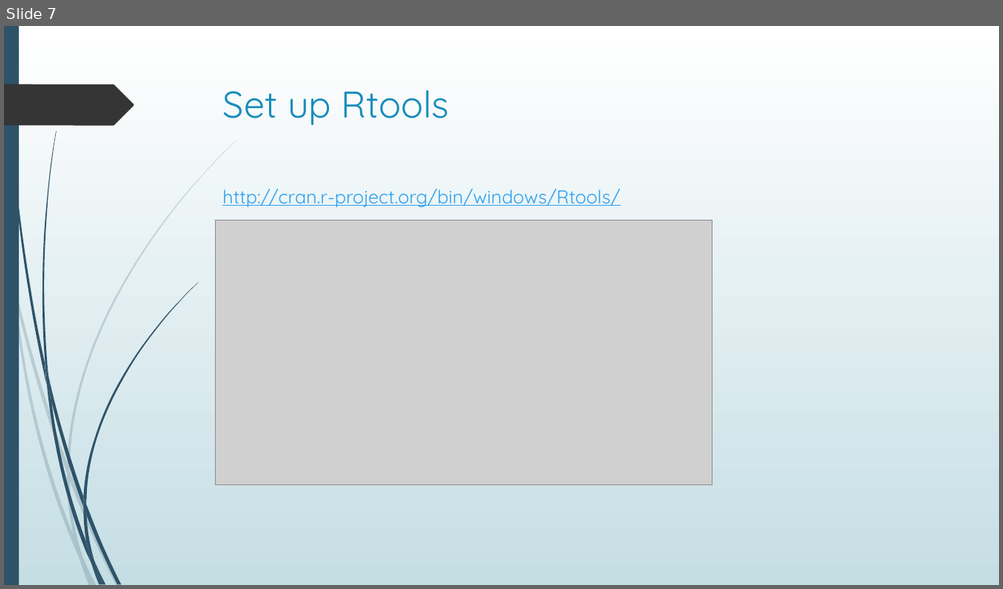
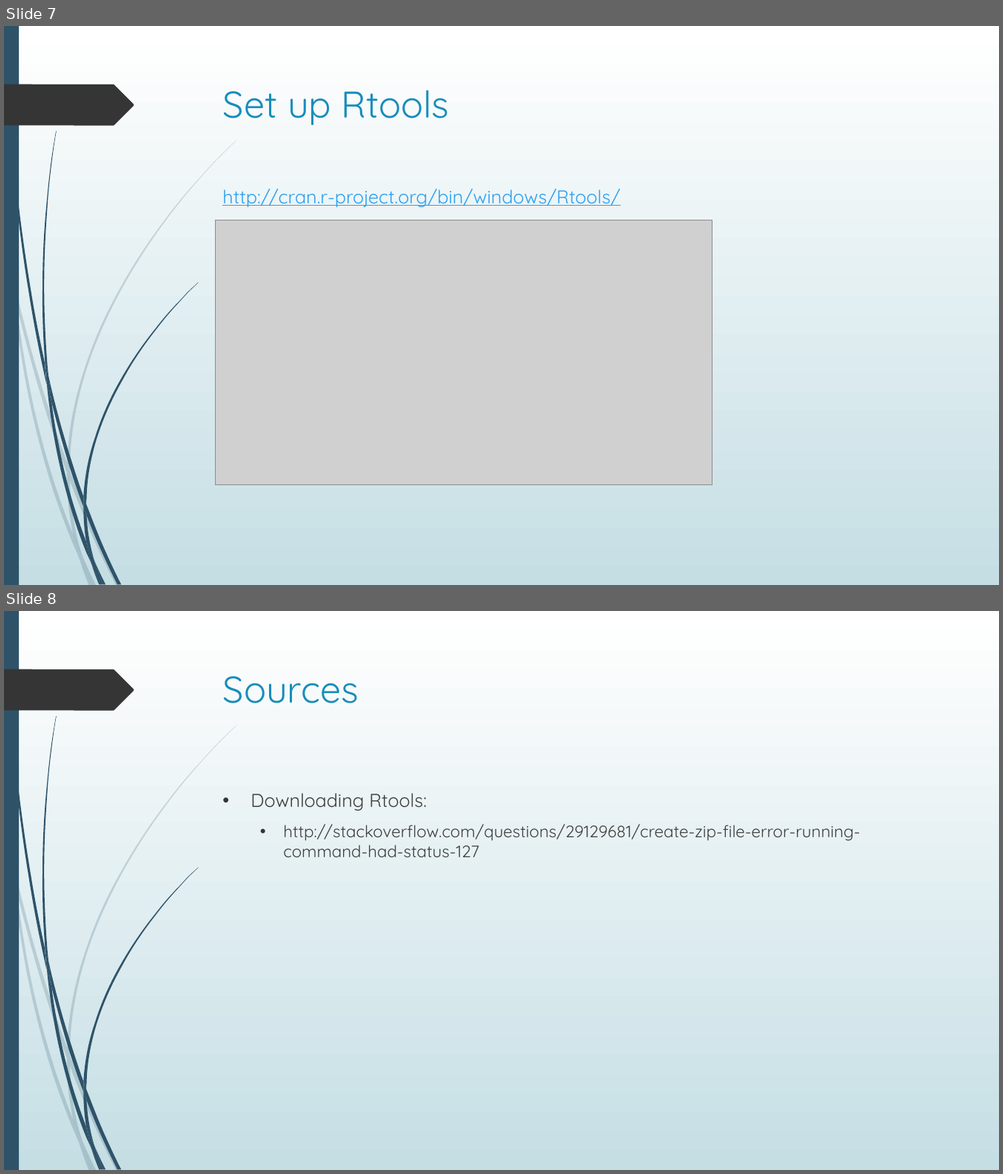
Before and after one commit to Azure/Azure-MachineLearning-ClientLibrary-R, a slide deck: demo/demo walkthrough.pptx. Shown one above the other, each under a label of ours: slide 7 before the commit, slides 7 and 8 after it. The pictures are 1003x589 and 1003x1174 pixels, drawn with LibreOffice and Linux fonts; fonts in the diff are those of the drawing; grey boxes stand for pictures. Boxes give left, top, right and bottom in pixels: in the first picture for what was removed or moved away, otherwise in the second. Text is boxed around its words. In the diff, an @@ line names an element or a change of style, - is before the commit and + after.

Commit message:
Adding sources
Adding sources for Rtools

```diff
--- a/demo/demo walkthrough.pptx
+++ b/demo/demo walkthrough.pptx
@@ slide 8 added at (4, 611, 999, 1170), background gradient #FFFFFF to #C5DEE5; not listed: 24 template elements that a slide beside it also shows @@
@@ title added at (223, 676, 358, 703), 36 pt, text #178DBB @@
+Sources
@@ text added at (250, 793, 859, 857), 16 pt, text #404040 @@
+• Downloading Rtools:
+  • http://stackoverflow.com/questions/29129681/create-zip-file-error-running-command-had-status-127
```
